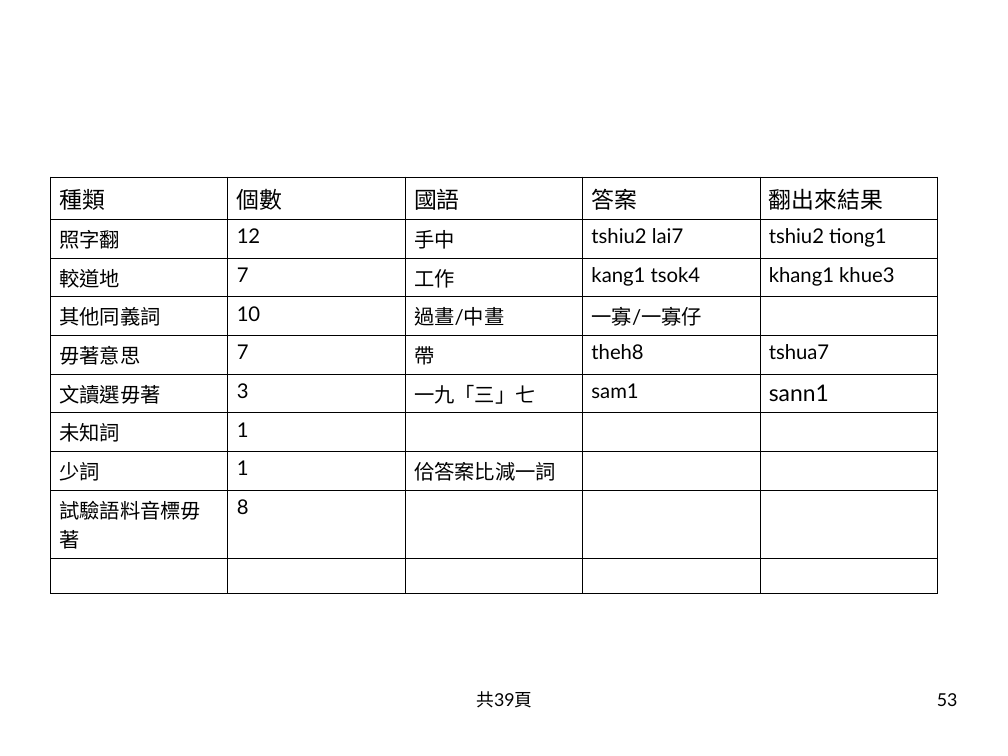
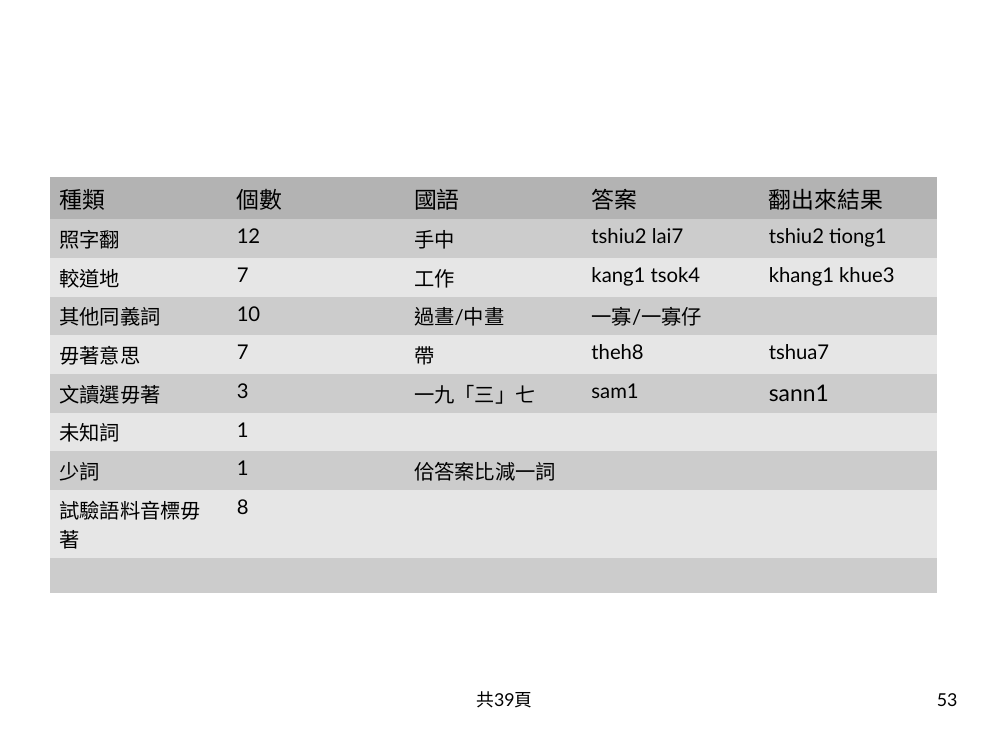
Before and after one commit to sih4sing5hong5/po3-ko3_tau5-iann2-phinn3, a slide deck: slide 53 of 翻譯報告.odp. Drawn at 1008x756 pixels with LibreOffice and Linux fonts; fonts in the diff are those of the drawing. Boxes give left, top, right and bottom in pixels: in the first picture for what was removed or moved away, otherwise in the second. Text is boxed around its words. In the diff, an @@ line names an element or a change of style, - is before the commit and + after.

```diff
--- a/翻譯報告.odp
+++ b/翻譯報告.odp
@@ table at bbox=[50, 177, 938, 584] @@
@@ fill none to #B3B3B3 in row 1 @@
@@ fill none to #CCCCCC in 17 cells @@
@@ fill none to #E6E6E6 in 14 cells @@
@@ borders changed @@
```
Also in this commit, not shown: 4 other slides changed.
